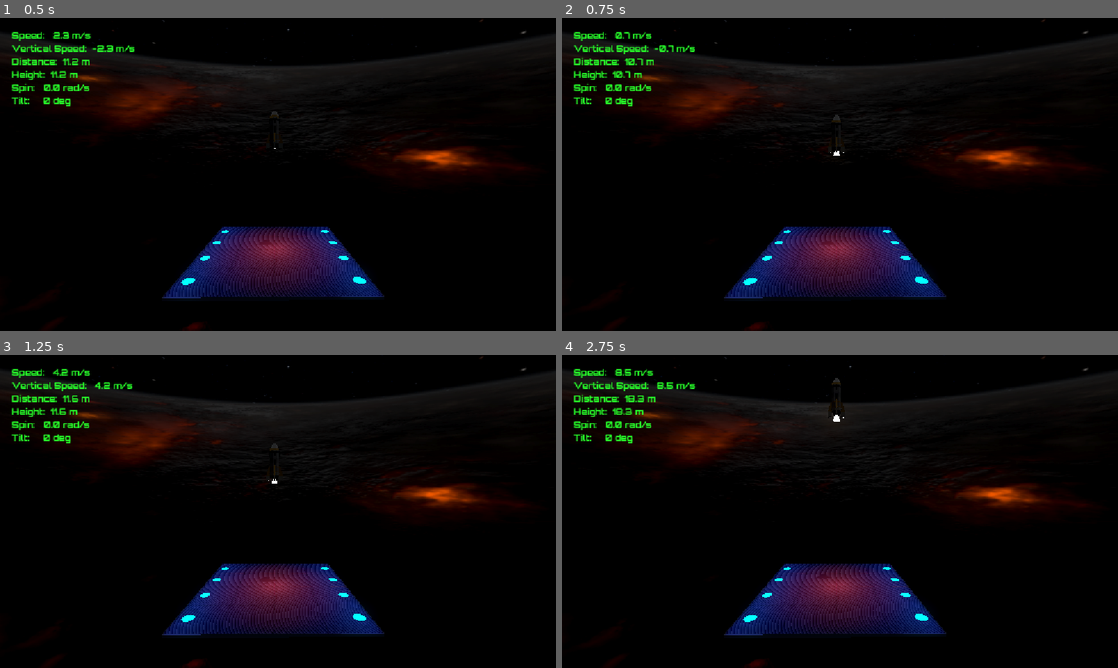
Above: before the commit, frames 1-4 (two rows, left to right).
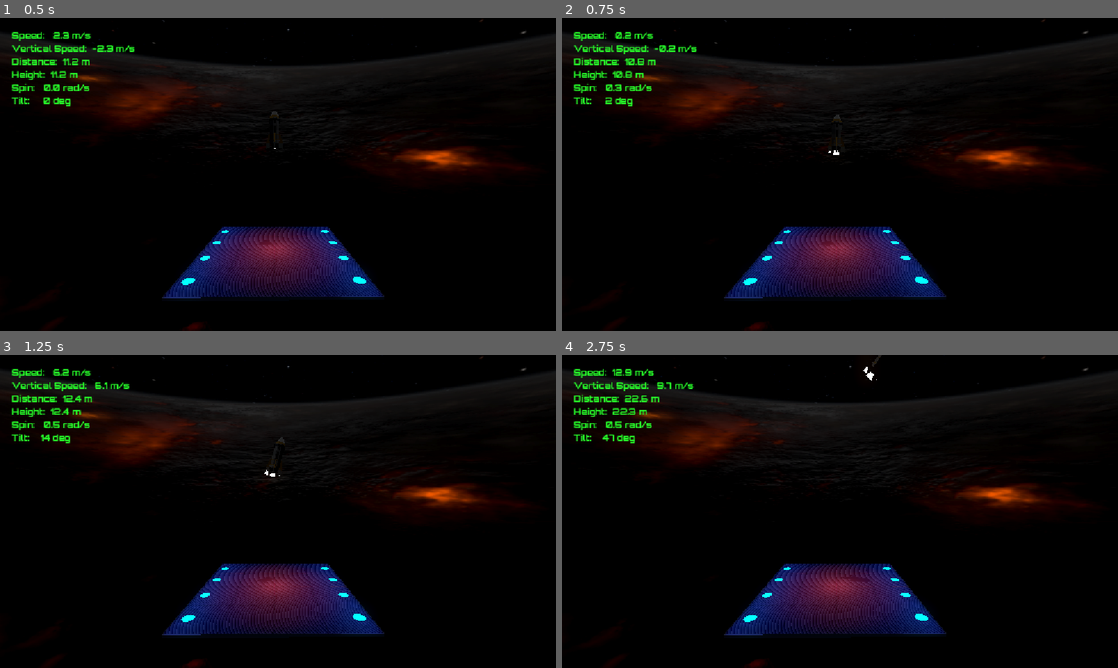
Above: after the commit, the same moments.

Repository: ChristiannYa/lander
Game: Godot game, scene res://scenes/game/game.tscn
The game is run twice, just before and just after one commit, with the same random seed, the same clock (stepped at 60 frames per second) and the same inputs.
Inputs:
- Up to frame 1 (0.5 s): no input
- Up to frame 2 (0.75 s): hold L (roll_right, bound only after the commit) from 0.53 s (still down); hold W (thust) from 0.53 s (still down)
- Up to frame 3 (1.25 s): keep holding L (roll_right, bound only after the commit); keep holding W (thust)
- Up to frame 4 (2.75 s): release L (roll_right, bound only after the commit) at 1.28 s; release W (thust) at 1.28 s; hold J (pitch_down, bound only after the commit) 1.28-2.03 s; tap W (thust) at 1.35 s; hold L (roll_right, bound only after the commit) from 2.03 s (still down); hold W (thust) from 2.03 s (still down)

Frame 1 is identical in both runs. In frame 2, 0.3% of the frame differs, in the area x 7-51%, y 4-73%; in frame 3, 0.5%; in frame 4, 0.7%, in the area x 7-58%, y 0-73%.

Commit message:
14-roll-thrust

Diff:
--- a/project.godot
+++ b/project.godot
@@ -40,12 +40,12 @@
 }
 pitch_up={
 "deadzone": 0.2,
-"events": [Object(InputEventKey,"resource_local_to_scene":fa …(140 unchanged characters)… d":false,"keycode":0,"physical_keycode":82,"key_label":0,"unicode":114,"location":0,"echo":false,"script":null)
+"events": [Object(InputEventKey,"resource_local_to_scene":fa …(140 unchanged characters)… d":false,"keycode":0,"physical_keycode":75,"key_label":0,"unicode":107,"location":0,"echo":false,"script":null)
 ]
 }
 pitch_down={
 "deadzone": 0.2,
-"events": [Object(InputEventKey,"resource_local_to_scene":fa …(141 unchanged characters)… ":false,"keycode":0,"physical_keycode":70,"key_label":0,"unicode":102,"location":0,"echo":false,"script":null)
+"events": [Object(InputEventKey,"resource_local_to_scene":fa …(141 unchanged characters)… ":false,"keycode":0,"physical_keycode":74,"key_label":0,"unicode":106,"location":0,"echo":false,"script":null)
 ]
 }
 yaw_left={
@@ -58,6 +58,16 @@
 "events": [Object(InputEventKey,"resource_local_to_scene":false,"resource_name":"","device":-1,"window_id":0,"alt_press …(192 unchanged characters)…
 ]
 }
+roll_left={
+"deadzone": 0.2,
+"events": [Object(InputEventKey,"resource_local_to_scene":false,"resource_name":"","device":-1,"window_id":0,"alt_pressed":false,"shift_pressed":false,"ctrl_pressed":false,"meta_pressed":false,"pressed":false,"keycode":0,"physical_keycode":72,"key_label":0,"unicode":104,"location":0,"echo":false,"script":null)
+]
+}
+roll_right={
+"deadzone": 0.2,
+"events": [Object(InputEventKey,"resource_local_to_scene":false,"resource_name":"","device":-1,"window_id":0,"alt_pressed":false,"shift_pressed":false,"ctrl_pressed":false,"meta_pressed":false,"pressed":false,"keycode":0,"physical_keycode":76,"key_label":0,"unicode":108,"location":0,"echo":false,"script":null)
+]
+}
 
 [physics]
 
--- a/scenes/rocket/rocket.gd
+++ b/scenes/rocket/rocket.gd
@@ -6,13 +6,20 @@
 @onready var thrust_l: Thrust = $ThrustL
 @onready var thrust_r: Thrust = $ThrustR
 
-const THRUST_FORCE = 15.0
-const TORQUE_STRENGTH = 2.0
+const THRUST_CENT_FORCE := 15.0
+const THRUST_SIDE_FORCE := 3.0
+const TORQUE_STRENGTH := 2.0
 
 func _physics_process(delta: float):
 	var thrust_applied: bool = Input.is_action_pressed("thust")
 	if thrust_applied:
-		apply_central_force(global_transform.basis.y * THRUST_FORCE)
+		apply_central_force(global_transform.basis.y * THRUST_CENT_FORCE)
+
+	var thrust_l_applied: bool = Input.is_action_pressed("roll_left")
+	var thrust_r_applied: bool = Input.is_action_pressed("roll_right")
+
+	if thrust_l_applied: apply_side_thrust(thrust_l)
+	if thrust_r_applied: apply_side_thrust(thrust_r)
 
 	var pitch: float = Input.get_axis("pitch_down", "pitch_up")
 	var yaw: float = Input.get_axis("yaw_left", "yaw_right")
@@ -23,8 +30,12 @@
 	emit_telemtry()
 
 	thrust.update_effects(thrust_applied, delta)
-	# thrust_l.update_visuals(thrust_applied, delta)
-	# thrust_r.update_visuals(thrust_applied, delta)
+	thrust_l.update_effects(thrust_l_applied, delta)
+	thrust_r.update_effects(thrust_r_applied, delta)
+
+func apply_side_thrust(thruster: Thrust):
+	var ofs: Vector3 = thruster.global_position - global_position
+	apply_force(global_transform.basis.y * THRUST_SIDE_FORCE, ofs)
 
 func emit_telemtry():
 	var tel := RocketTelemetry.new()
